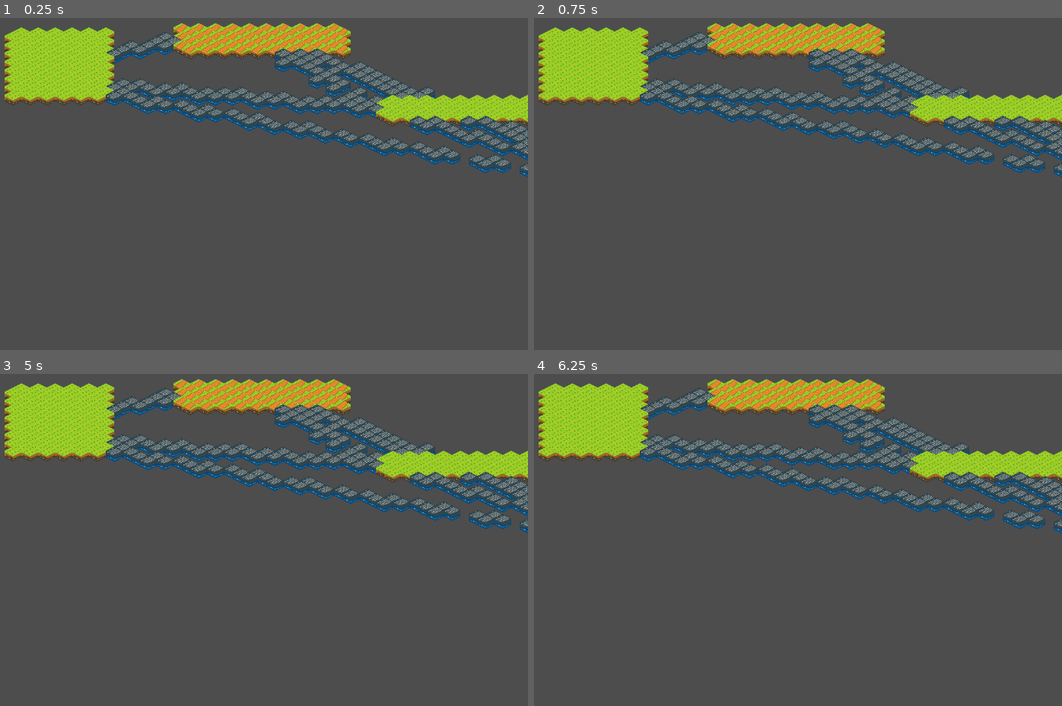
Above: before the commit, frames 1-4 (two rows, left to right).
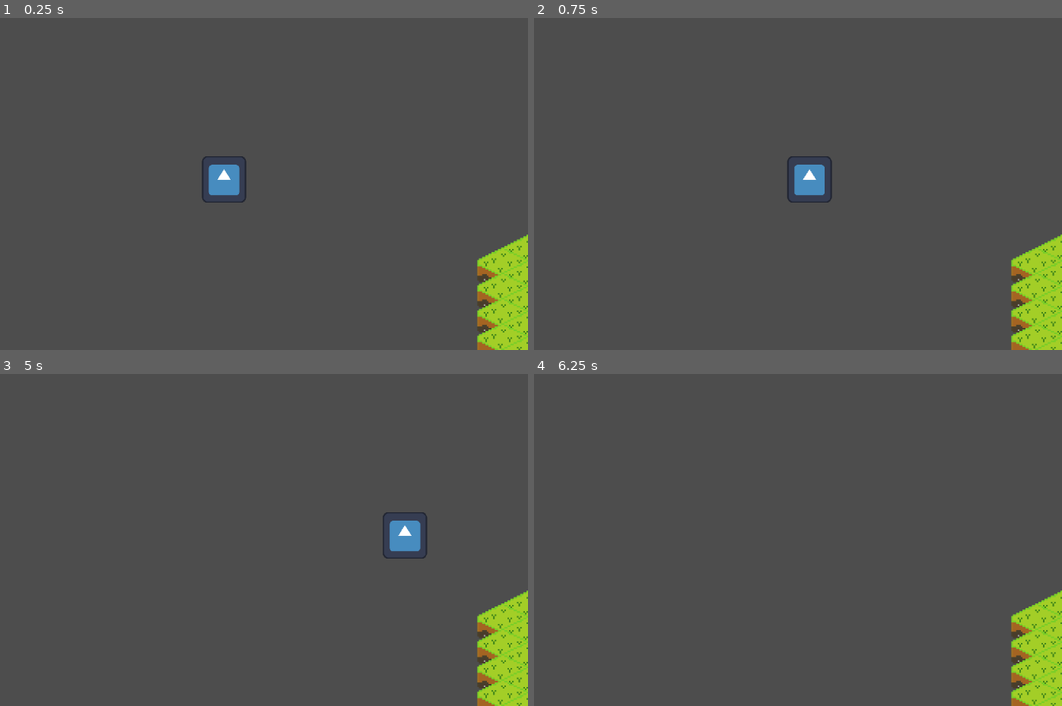
Above: after the commit, the same moments.

Repository: pabloMaster123/tile_test
Game: Godot game, scene res://tile_json.tscn
The game is run twice, just before and just after one commit, with the same random seed, the same clock (stepped at 60 frames per second) and the same inputs. The engine's default icon, where the game draws it, is replaced by a stand-in: a white triangle on a blue panel in a dark square.
Inputs:
- Up to frame 1 (0.25 s): no input
- Up to frame 2 (0.75 s): tap Enter at 0.5 s; hold Right (ui_right) from 0.53 s (still down)
- Up to frame 3 (5 s): release Right (ui_right) at 1.28 s; hold Down (ui_down) 1.28-2.03 s; tap Space at 2, 3.5 s; hold Right (ui_right) 2.03-2.78 s; tap Enter at 2.75, 4.25 s; hold Up (ui_up) 2.78-3.53 s; hold Left (ui_left) from 3.53 s (still down)
- Up to frame 4 (6.25 s): release Left (ui_left) at 5.03 s; hold Down (ui_down) 5.03-5.78 s; hold Right (ui_right) from 5.78 s (still down)

The runs differ from the first frame. In frame 1, 22% of the frame differs, in the area x 0-100%, y 1-100%; in frame 2, 22%; in frame 3, 22%; in frame 4, 21%.

Commit message:
New scene and Optimization

Diff:
--- a/node_2d.gd
+++ b/node_2d.gd
@@ -94,7 +94,29 @@
 
 		roads.merge(border_roads,true)
 
-	road_placer(roads)
+	# Iterar sobre cada clave en el diccionario 'roads'
+	for x in roads.keys():
+		var referencia = Vector2(x)  # Convertimos x a Vector2
+		var distancia_minima = INF   # Empezamos con una distancia grande
+		var nodo_mas_cercano = null  # Variable para almacenar el nodo más cercano
+
+		for y in roads.keys():
+			if x == y:
+				continue  # Evitar comparar el mismo punto con sí mismo
+
+			# Calcular la distancia entre 'x' y 'y'
+			var distancia_actual = referencia.distance_to(Vector2(y))
+
+			# Actualizar el nodo más cercano si la distancia es menor
+			if distancia_actual < distancia_minima:
+				distancia_minima = distancia_actual
+				nodo_mas_cercano = y
+
+		# Si encontramos un nodo más cercano, llamamos a la función road_placer
+		if nodo_mas_cercano:
+			road_placer(x, nodo_mas_cercano, roads[x], roads[nodo_mas_cercano])
+
+
 
 func get_item_ids(json_data: Dictionary) -> Array:
 	var item_ids = []
@@ -147,43 +169,27 @@
 
 	return borders
 
-func road_placer(data: Dictionary) -> void:
-	for road_start in data.keys():
-			for road_end in data.keys():
-				var position_1 = VectorConverter(road_start, road_end)  # Convertir a Vector2
-
-				var position_2 = VectorConverter(data[road_start], data[road_end])  # Convertir a Vector2
-
-				var distance = (position_1[1] - position_1[0]).length()      # Distancia total entre los puntos
-				var steps = int(distance)                      # Definir el número de pasos
-
-				var distance_2 = (position_2[1] - position_1[0]).length()      # Distancia total entre los puntos
-				var steps_2 = int(distance_2)
-
-				conectingDots(position_1,distance,steps)
-
-				conectingDots(position_2,distance_2,steps_2)
-
-
-func VectorConverter(start_position: Vector2i,end_position: Vector2i) -> Array:
-
-	var vector2 = []
-
-	var start = Vector2(start_position.x, start_position.y)  # Convertir a Vector2
-
-	vector2.append(start)
-
-	var end = Vector2(end_position.x, end_position.y)        # Convertir a Vector2
-
-	vector2.append(end)
-
-	return vector2
-
-func conectingDots(positions:Array,distance:int,steps:int) -> void:
-	for i in range(steps + 1):                     # Iterar desde el inicio hasta el destino
-		var t = i / float(steps)                  # Progreso normalizado entre 0 y 1
-		var point = positions[0].lerp(positions[1], t)            # Interpolar la posición usando "lerp"
-		var point_int = Vector2i(point)           # Convertir de nuevo a Vector2i
+func road_placer(start_1: Vector2i, end_1: Vector2i,start_2: Vector2i, end_2: Vector2i) -> void:
+			# Convertir posiciones
+	var position_1 = VectorConverter(start_1, end_1)
+	var position_2 = VectorConverter(start_2, end_2)
+
+			# Calcular pasos
+	var steps_1 = int((position_1[1] - position_1[0]).length())
+	var steps_2 = int((position_2[1] - position_2[0]).length())
+
+	# Dibujar caminos
+	conectingDots(position_1, steps_1)
+	conectingDots(position_2, steps_2)
+
+
+func VectorConverter(start_position: Vector2i, end_position: Vector2i) -> Array:
+	return [Vector2(start_position), Vector2(end_position)]
+
+func conectingDots(positions: Array, steps: int) -> void:
+	for i in range(steps + 1):  # Iterar desde el inicio hasta el destino
+		var t = i / float(steps)  # Progreso normalizado entre 0 y 1
+		var point_int = Vector2i(positions[0].lerp(positions[1], t))  # Interpolar y convertir a Vector2i
 		set_tile_in_layer(tile_map_layer, point_int, Vector2i(0, 3))
 
 func set_tile_in_layer(layer: TileMapLayer, cell_position: Vector2i, atlas_position: Vector2i) -> void:
--- /dev/null
+++ b/player_test.gd
@@ -0,0 +1,20 @@
+extends CharacterBody2D
+
+const SPEED = 400.0
+const ACCELERATION = 1500
+const FRICTION = 1000
+
+func player_movement(input, delta):
+
+	if input: velocity = velocity.move_toward(input * SPEED , delta * ACCELERATION)
+
+	else: velocity = velocity.move_toward(Vector2(0,0), delta * FRICTION)
+
+
+func _physics_process(delta):
+
+	var input = Input.get_vector("ui_left","ui_right","ui_up","ui_down")
+
+	player_movement(input, delta)
+
+	move_and_slide()
--- /dev/null
+++ b/player_test.tscn
@@ -0,0 +1,28 @@
+[gd_scene load_steps=5 format=3 uid="uid://c82l3sdw1bbbp"]
+
+[ext_resource type="Script" path="res://player_test.gd" id="1_eowfp"]
+[ext_resource type="Texture2D" uid="uid://dyrwbdccxbmof" path="res://icon.svg" id="1_y3gfc"]
+
+[sub_resource type="SpriteFrames" id="SpriteFrames_qigau"]
+animations = [{
+"frames": [{
+"duration": 1.0,
+"texture": ExtResource("1_y3gfc")
+}],
+"loop": true,
+"name": &"default",
+"speed": 5.0
+}]
+
+[sub_resource type="RectangleShape2D" id="RectangleShape2D_2uwjg"]
+size = Vector2(120, 120)
+
+[node name="CharacterBody2D" type="CharacterBody2D"]
+scale = Vector2(0.219004, 0.230921)
+script = ExtResource("1_eowfp")
+
+[node name="AnimatedSprite2D" type="AnimatedSprite2D" parent="."]
+sprite_frames = SubResource("SpriteFrames_qigau")
+
+[node name="CollisionShape2D" type="CollisionShape2D" parent="."]
+shape = SubResource("RectangleShape2D_2uwjg")
--- a/tile_json.tscn
+++ b/tile_json.tscn
@@ -1,7 +1,8 @@
-[gd_scene load_steps=5 format=3 uid="uid://ddohv0r8blm41"]
+[gd_scene load_steps=6 format=3 uid="uid://ddohv0r8blm41"]
 
 [ext_resource type="Script" path="res://node_2d.gd" id="1_k6akb"]
 [ext_resource type="Texture2D" uid="uid://rgnkdtpnbq27" path="res://tile_map.png" id="2_efjrv"]
+[ext_resource type="PackedScene" uid="uid://c82l3sdw1bbbp" path="res://player_test.tscn" id="3_fantr"]
 
 [sub_resource type="TileSetAtlasSource" id="TileSetAtlasSource_h2m7b"]
 texture = ExtResource("2_efjrv")
@@ -35,8 +36,15 @@
 sources/0 = SubResource("TileSetAtlasSource_h2m7b")
 
 [node name="Node2D" type="Node2D"]
+position = Vector2(278, 120)
 script = ExtResource("1_k6akb")
 
 [node name="TileMapLayer" type="TileMapLayer" parent="."]
 y_sort_enabled = true
 tile_set = SubResource("TileSet_v0owl")
+
+[node name="CharacterBody2D" parent="." instance=ExtResource("3_fantr")]
+
+[node name="Camera2D" type="Camera2D" parent="."]
+scale = Vector2(3.20194, -2.51499)
+zoom = Vector2(3, 3)
--- a/tile_layer.json
+++ b/tile_layer.json
@@ -12,7 +12,7 @@
 				},
 				{
 					"id": 2,
-					"model": 2,
+					"model": 1,
 					"area": {
 						"from": {"x": 15, "y": 4},
 						"to": {"x": 24, "y": 9}
@@ -30,8 +30,16 @@
 					"id": 4,
 					"model": 1,
 					"area": {
-						"from": {"x": 40, "y": 36},
-						"to": {"x": 45, "y": 44}
+						"from": {"x": 10, "y": 40},
+						"to": {"x": 20, "y": 45}
+					}
+				},
+				{
+					"id": 5,
+					"model": 1,
+					"area": {
+						"from": {"x": 40, "y": 40},
+						"to": {"x": 50, "y": 45}
 					}
 				},
 			]
